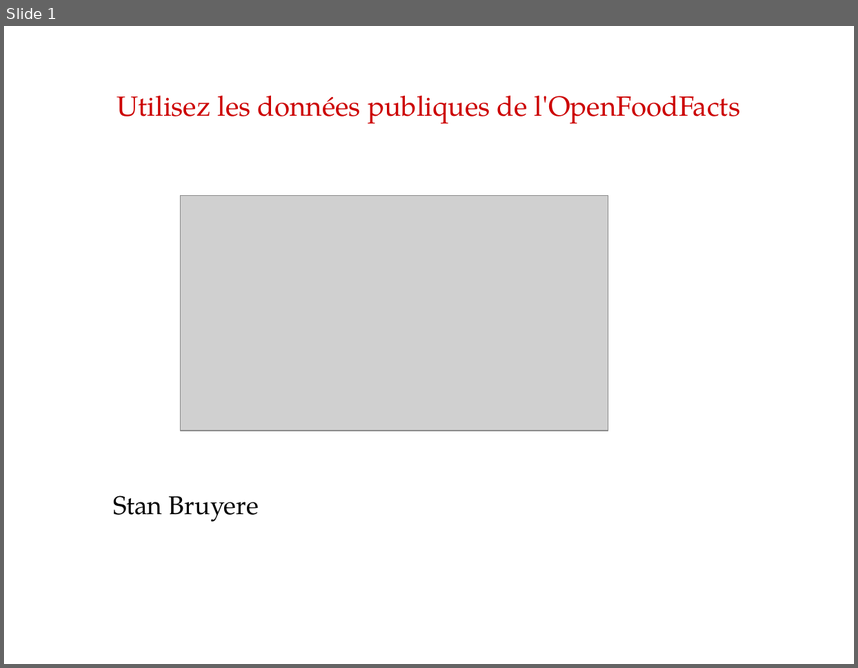
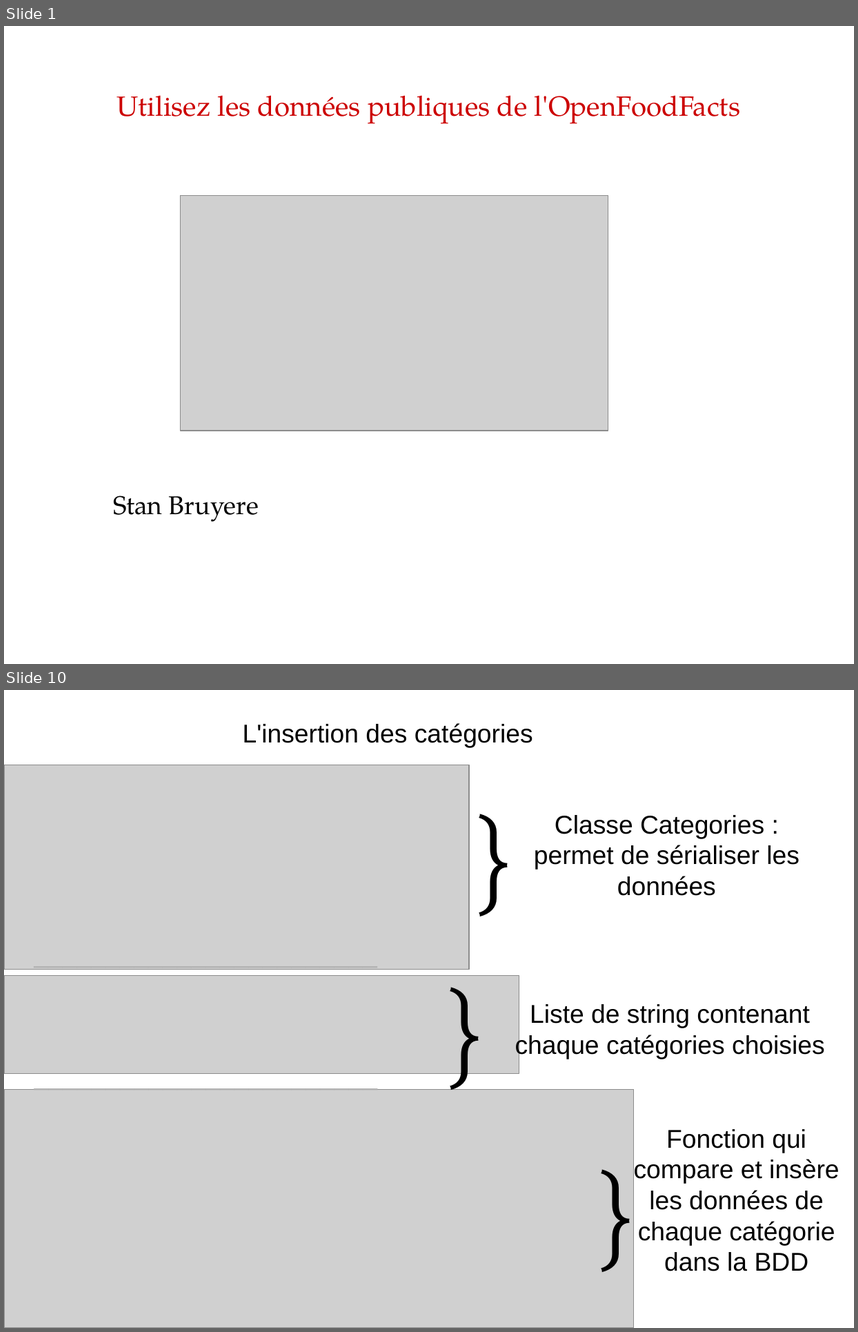
Before and after one commit to stan-kempachi/OCRP5, a slide deck: Livrables/PrésentationP5.odp. Shown one above the other, each under a label of ours: slide 1 before the commit, slides 1 and 10 after it; the slides between them are not shown. The pictures are 858x668 and 858x1332 pixels, drawn with LibreOffice and Linux fonts; fonts in the diff are those of the drawing; grey boxes stand for pictures. Boxes give left, top, right and bottom in pixels: in the first picture for what was removed or moved away, otherwise in the second. Text is boxed around its words. In the diff, an @@ line names an element or a change of style, - is before the commit and + after.

Commit message:
Ajout exemple d'insertion catégories

```diff
--- a/Livrables/PrésentationP5.odp
+++ b/Livrables/PrésentationP5.odp
@@ slide 10 added at box(4, 690, 854, 1328), background #FFFFFF @@
@@ title added at box(243, 723, 533, 748), 24 pt, text #000000 @@
+L'insertion des catégories
@@ picture added at box(4, 765, 469, 969) @@
@@ title added at box(429, 756, 559, 945), 96 pt, text #000000 @@
+}
@@ title added at box(534, 815, 800, 896), 24 pt, text #000000 @@
+Classe Categories :
+permet de sérialiser les données
@@ title added at box(34, 907, 378, 998), 24 pt, text #B2B2B2 @@
+________________________
@@ title added at box(401, 929, 530, 1117), 96 pt, text #000000 @@
+}
@@ picture added at box(4, 976, 519, 1074) @@
@@ title added at box(515, 1004, 825, 1059), 24 pt, text #000000 @@
+Liste de string contenant chaque catégories choisies
@@ title added at box(34, 1030, 378, 1121), 24 pt, text #B2B2B2 @@
+________________________
@@ title added at box(551, 1051, 680, 1328), 96 pt, text #000000 @@
+}
@@ picture added at box(4, 1089, 634, 1327) @@
@@ title added at box(634, 1129, 839, 1271), 24 pt, text #000000 @@
+Fonction qui compare et insère les données de chaque catégorie dans la BDD
```
Also in this commit, not shown: 9 slides changed.
